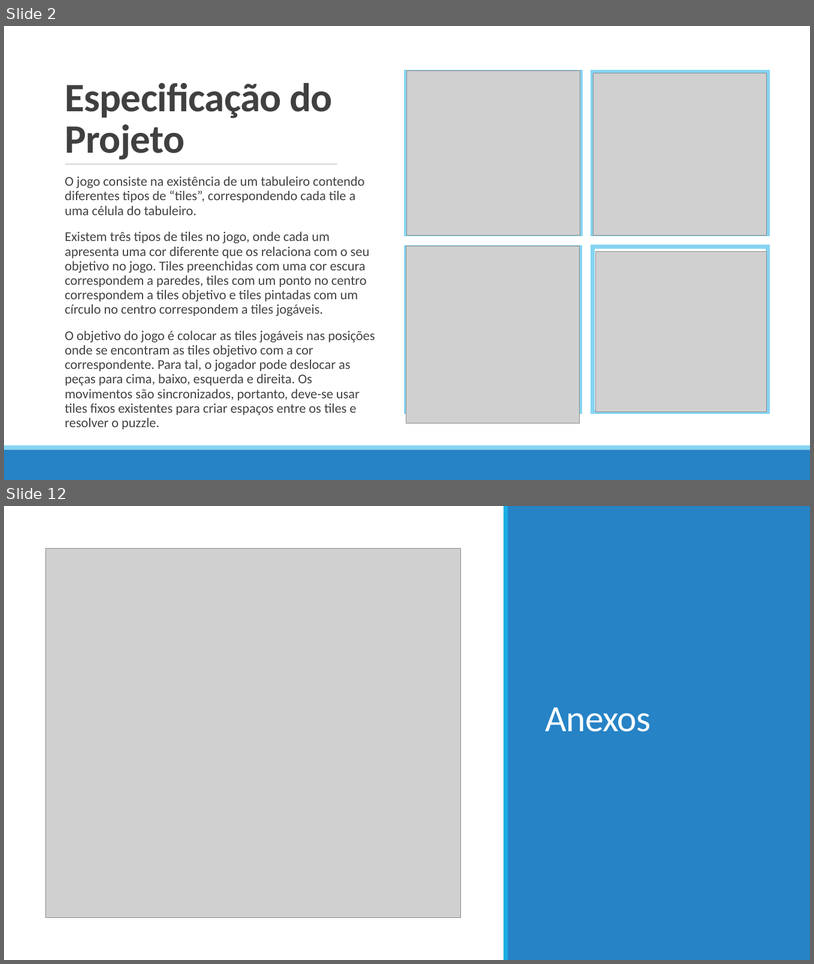
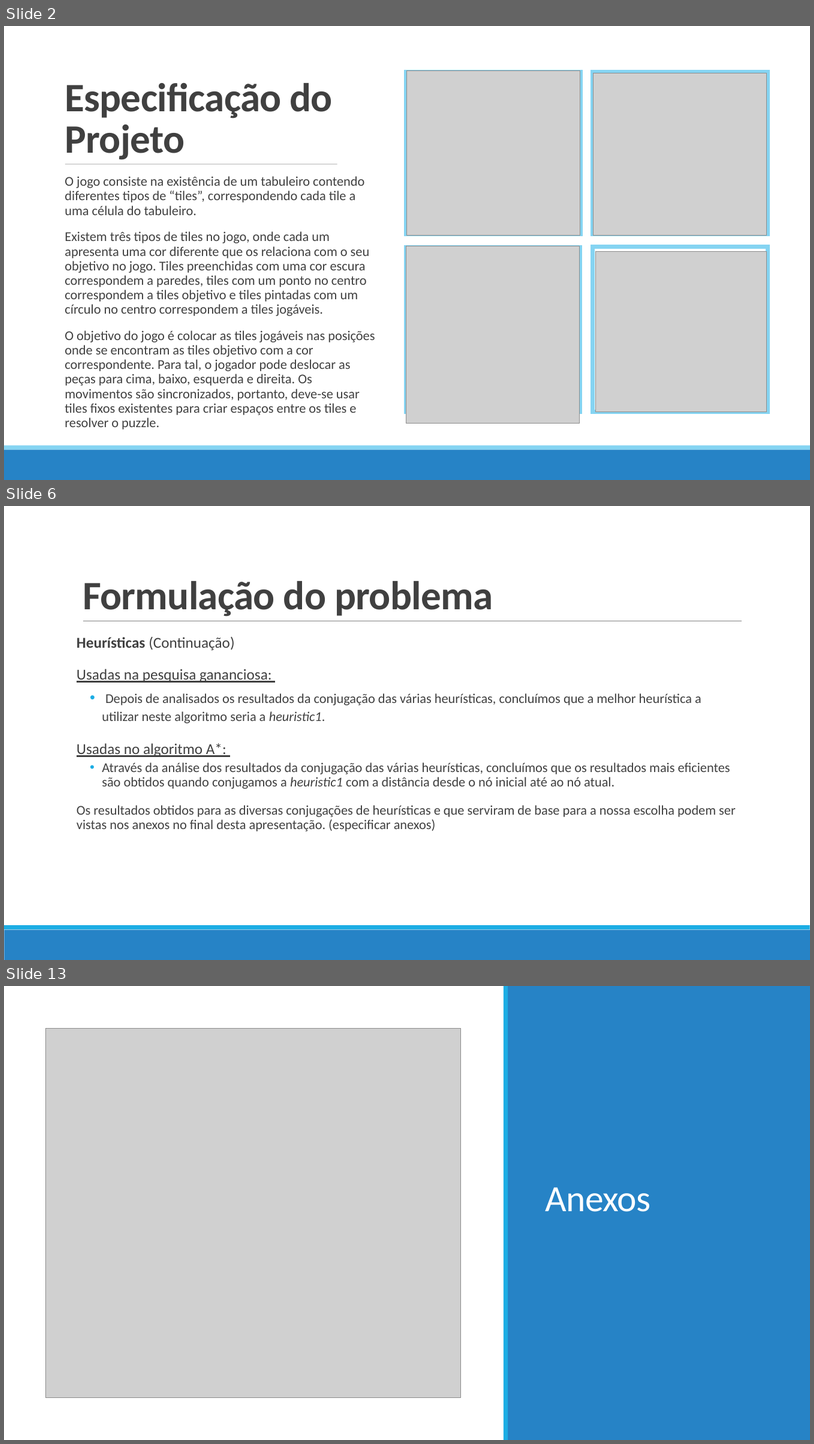
Before and after one commit to pedrovponte/IART-g39, a slide deck: docs/finalpresentation.pptx. Shown one above the other, each under a label of ours: slides 2 and 12 before the commit, slides 2, 6 and 13 after it; the slides between them are not shown. The pictures are 814x964 and 814x1444 pixels, drawn with LibreOffice and Linux fonts; fonts in the diff are those of the drawing; grey boxes stand for pictures. Boxes give left, top, right and bottom in pixels: in the first picture for what was removed or moved away, otherwise in the second. Text is boxed around its words. In the diff, an @@ line names an element or a change of style, - is before the commit and + after.

```diff
--- a/docs/finalpresentation.pptx
+++ b/docs/finalpresentation.pptx
@@ slide 6 added at <box>4,506,810,960</box>, background #FFFFFF @@
@@ title added at <box>83,581,493,616</box>, 48 pt, text #404040, bold @@
+Formulação do problema
@@ line added from (83, 621) to (743, 621), #808080 0.5 pt @@
@@ text added at <box>77,637,736,831</box>, 16 pt, text #404040 @@
+Heurísticas (Continuação)
+Usadas na pesquisa gananciosa:
+  • Depois de analisados os resultados da conjugação das várias heurísticas, concluímos que a melhor heurística a utilizar neste algoritmo seria a heuristic1.
+Usadas no algoritmo A*:
+  • Através da análise dos resultados da conjugação das várias heurísticas, concluímos que os resultados mais eficientes são obtidos quando conjugamos a heuristic1 com a distância desde o nó inicial até ao nó atual.
+Os resultados obtidos para as diversas conjugações de heurísticas e que serviram de base para a nossa escolha podem ser vistas nos anexos no final desta apresentação. (especificar anexos)
@@ rectangle added at <box>4,930,810,960</box>, fill #2683C6 @@
@@ rectangle added at <box>4,925,810,930</box>, fill #1CADE4 @@
@@ what was slide 12 is now slide 13 @@
```
Also in this commit, not shown: 9 slides changed, 3 other files.
